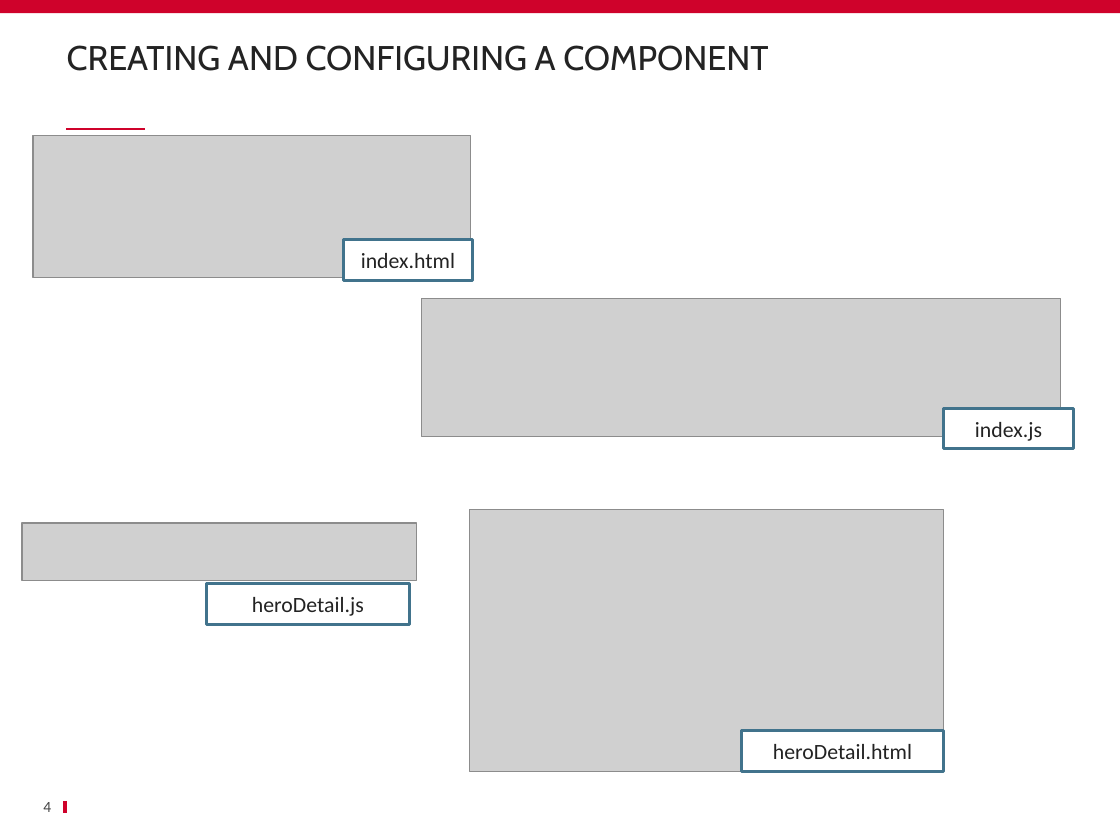
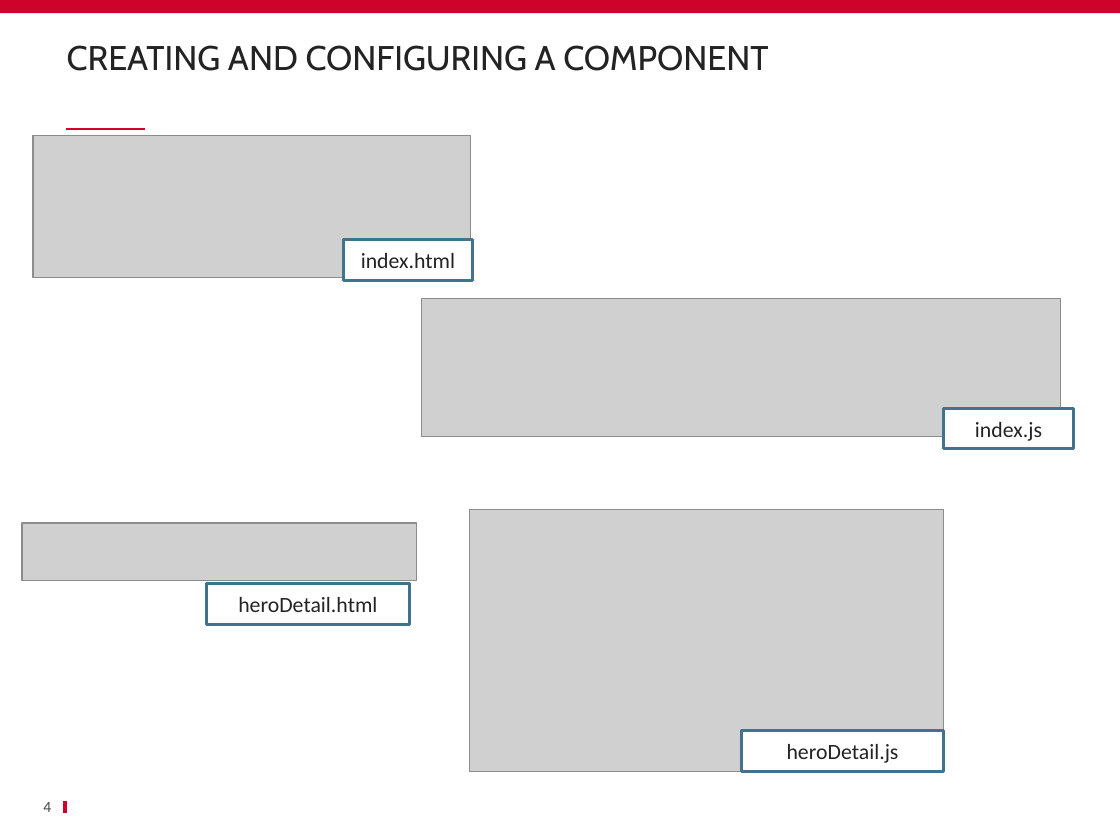
Before and after one commit to ycintre/formation-angularjs, a slide deck: slide 4 of 14 Custom components/Custom components.pptx. Drawn at 1120x840 pixels with LibreOffice and Linux fonts; fonts in the diff are those of the drawing; grey boxes stand for pictures; background and template pictures are left out. Boxes give left, top, right and bottom in pixels: in the first picture for what was removed or moved away, otherwise in the second. Text is boxed around its words. In the diff, an @@ line names an element or a change of style, - is before the commit and + after.

```diff
--- a/14 Custom components/Custom components.pptx
+++ b/14 Custom components/Custom components.pptx
@@ text in rectangle at box(238, 597, 377, 612): text changed @@
-heroDetail.js
+heroDetail.html
@@ text in rectangle at box(787, 744, 899, 763): text changed @@
-heroDetail.html
+heroDetail.js
```
Also in this commit, not shown: 5 other files.
